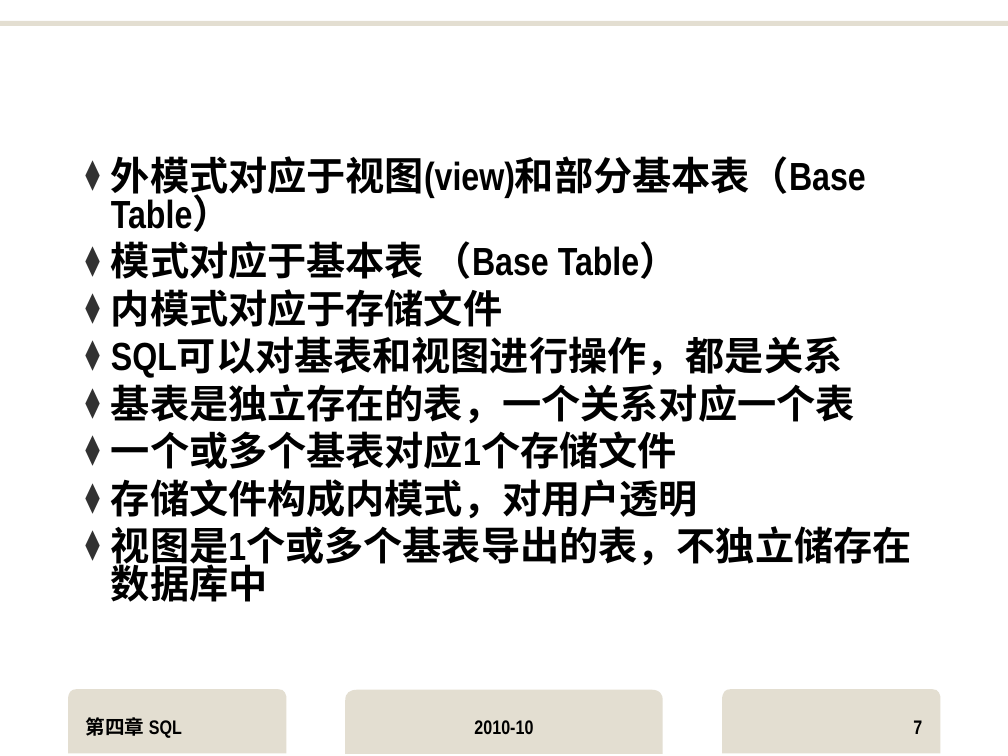
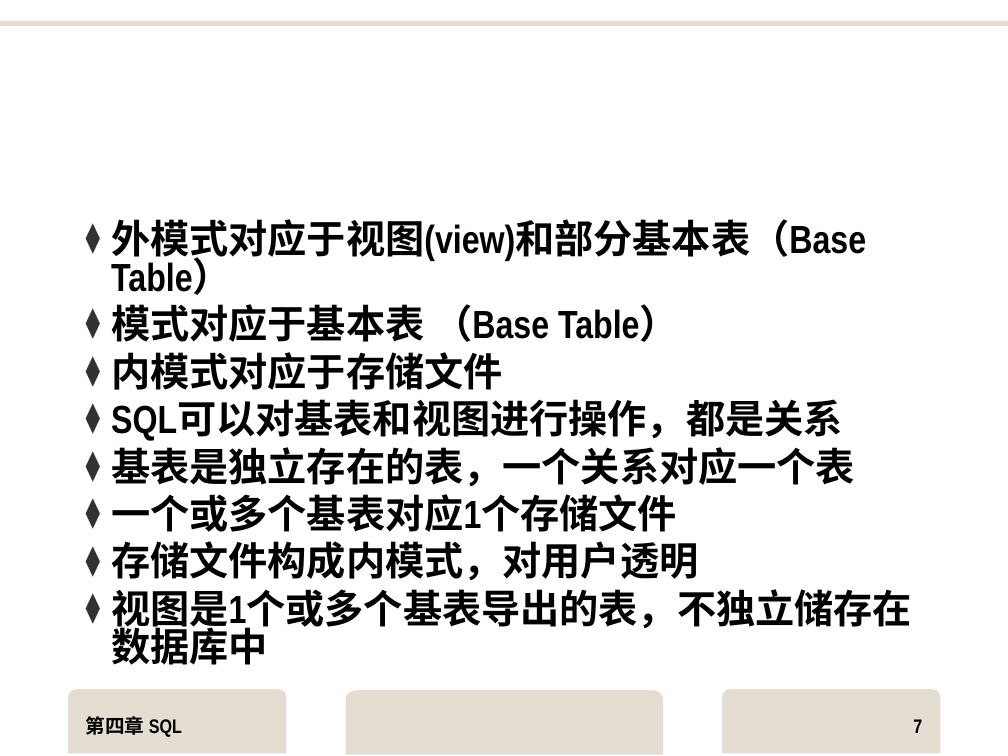
Before and after one commit to yuanba/Study, a slide deck: slide 7 of MySQL/DB-ppt/4SQL.ppt. Drawn at 1008x756 pixels with LibreOffice and Linux fonts; fonts in the diff are those of the drawing; background and template pictures are left out. Boxes give left, top, right and bottom in pixels: in the first picture for what was removed or moved away, otherwise in the second. Text is boxed around its words. In the diff, an @@ line names an element or a change of style, - is before the commit and + after.

```diff
--- a/MySQL/DB-ppt/4SQL.ppt
+++ b/MySQL/DB-ppt/4SQL.ppt
@@ text "外模式对应于视图(view)和部分基本表（Base Table）" moved from (x1=111, y1=156, x2=912, y2=602) to (x1=111, y1=219, x2=912, y2=665) @@
@@ freeform shape at (x1=345, y1=690, x2=663, y2=754): outline redrawn @@
@@ text removed at (x1=474, y1=720, x2=533, y2=734) @@
-2010-10
```
Also in this commit, not shown: 60 other slides changed, 28 other files.
